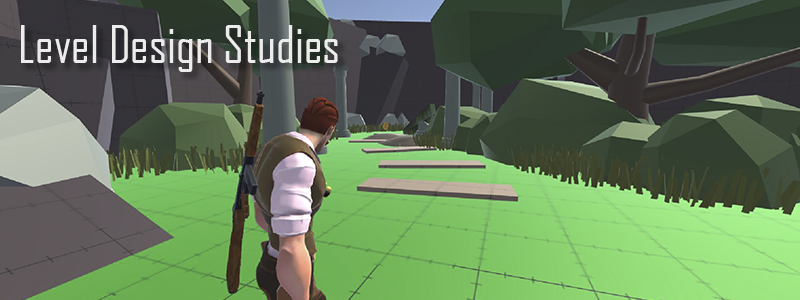
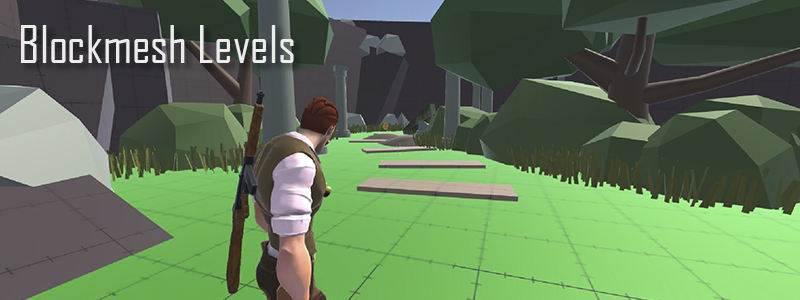
Layers edited between the first and the second (800, 300) image:
renamed "Level Design Studies" to "Blockmesh Levels", painted on it over [left=24, top=25, right=338, bottom=72]
